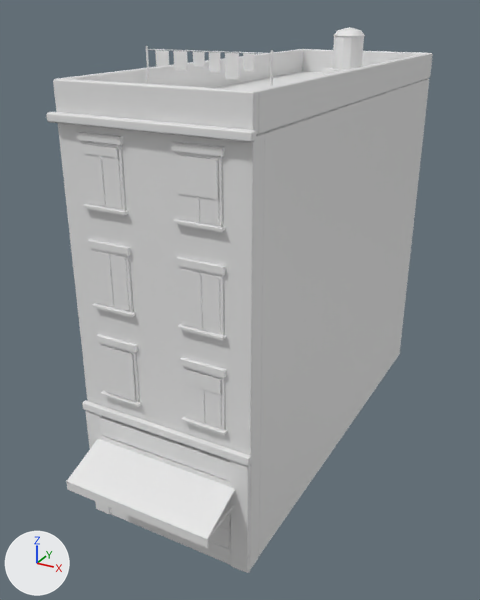
A saved change to the glTF model modelos/ciudad/edificios/ph_6_b.glb.
Rendered twice from a 50 mm camera at (10.2, -13.7, 15.9) aimed at (-0.7, 6.0, 6.1). The lights are fixed; the arrows at lower left show +X, +Y and +Z. The first picture is the older version. Vertices at exactly the same position are counted once.

Objects in the first picture: 'ph_6_b'.
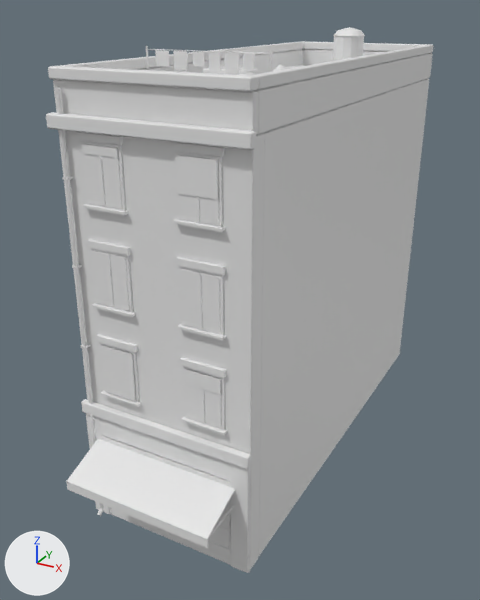
The change in detail:
me_ph_6_b is used by ob_ph_6_b; location (0.0, 0.0, 0.0).
me_ph_6_b had 821 vertices, 1380 faces and spanned x -3.1..3.1, y -1.7..16.0, z 0.0..15.2.
me_ph_6_b now has 1429 vertices, 2464 faces and spans x -3.1..3.1, y -1.7..16.0, z 0.0..15.2.
me_ph_6_b part 1: a new loose piece, a 6-sided cylinder along z spanning x -2.76..-2.64, y -0.2..-0.06, z 0.15..14.0.
me_ph_6_b part 2: 12 vertices moved from x -3.1..3.1, y -0.3..0.0, z 13.1..13.2 to x -3.1..3.1, y -0.3..0.0, z 12.9..13.0; 244 vertices added at x -3.0..3.0, y -0.1..16.0, z 13.2..14.5.
me_ph_6_b part 3: 6 vertices moved within x -3.0..3.0, y -0.2..0.0, z 4.1; 8 vertices removed from x -3.0..3.0, y -0.2..0.0, z 4.1..4.3; 8 vertices added at x -3.0..3.0, y -0.2..0.0, z 4.0..4.4.
Other edits to the shape of me_ph_6_b do not show in these pictures.

Pixel boxes (x1, y1, x2, y2) of what changed, in the pictures (480 x 600 px; the box of a moved part takes in the faces that stretch with it):
'ph_6_b', reshaped: before (46, 27, 433, 573); after (46, 27, 434, 573)
part 1 of me_ph_6_b, added: after (55, 88, 103, 509)
part 2 of me_ph_6_b, built on: before (46, 115, 257, 142); after (46, 41, 434, 150)
part 3 of me_ph_6_b, moved or reshaped: before (82, 404, 251, 466); after (81, 403, 251, 469)
